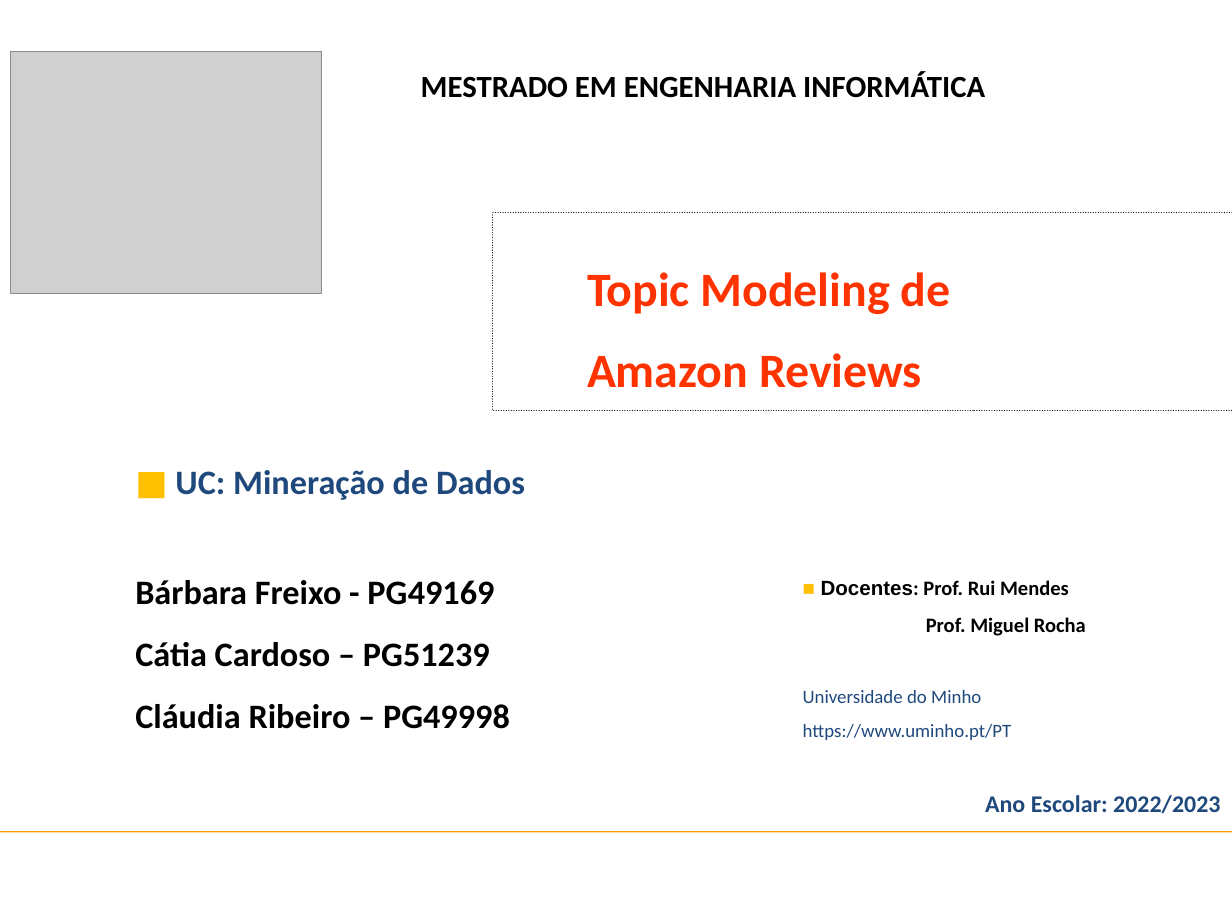
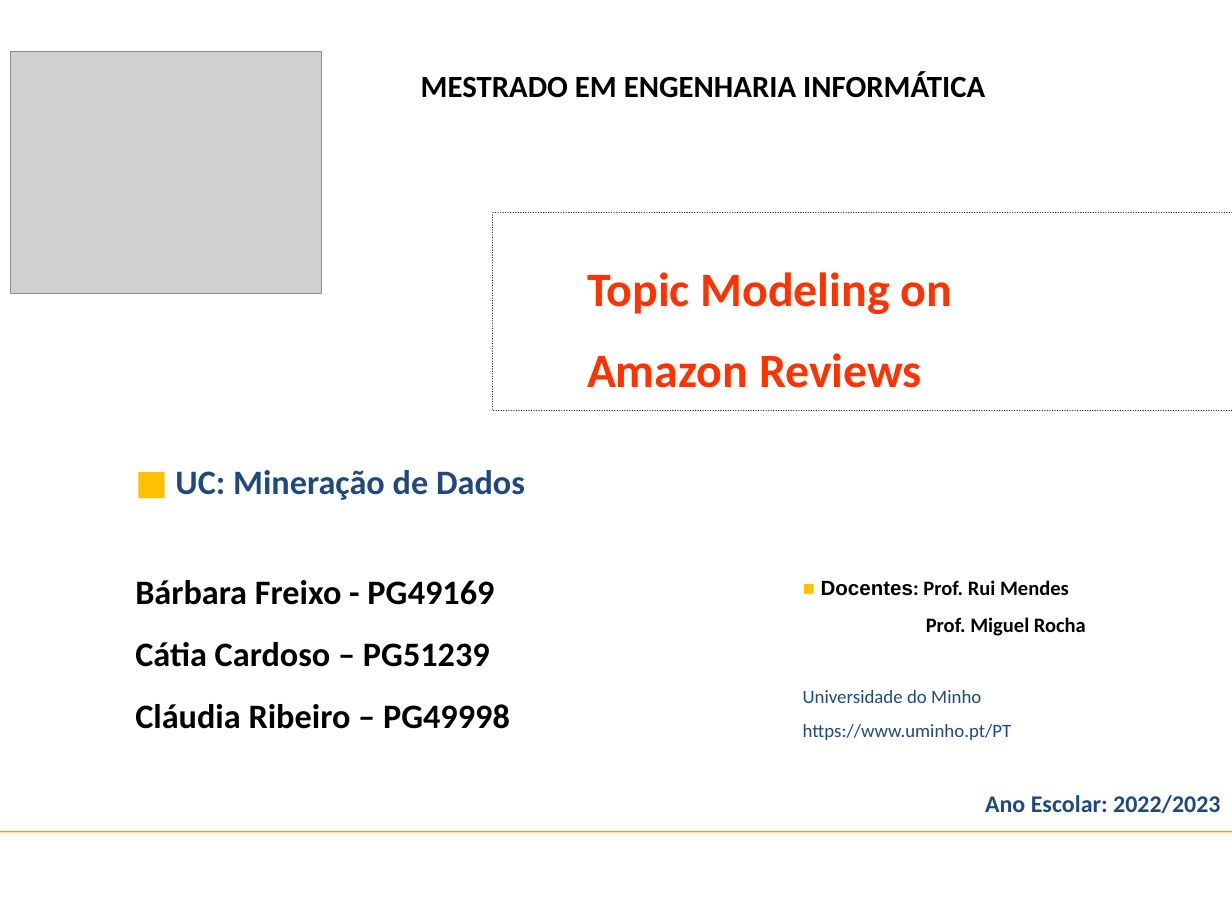
Before and after one commit to claudiadmr/MD-Projeto, a slide deck: slide 9 of Fase2/MD.pptx (slide 10 before the commit). Drawn at 1232x924 pixels with LibreOffice and Linux fonts; fonts in the diff are those of the drawing; grey boxes stand for pictures. Boxes give left, top, right and bottom in pixels: in the first picture for what was removed or moved away, otherwise in the second. Text is boxed around its words. In the diff, an @@ line names an element or a change of style, - is before the commit and + after.

```diff
--- a/Fase2/MD.pptx
+++ b/Fase2/MD.pptx
@@ text at bbox=[587, 272, 952, 314]: text changed @@
-Topic Modeling de
+Topic Modeling on
```
Also in this commit, not shown: 8 other slides changed, 1 slide removed.
